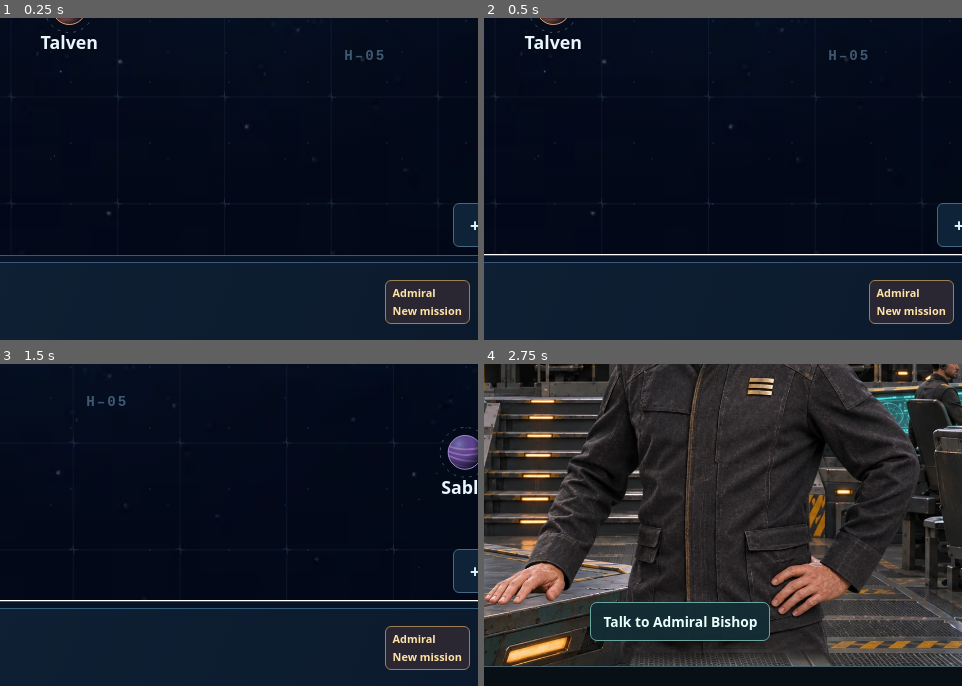
Above: before the commit, frames 1-4 (two rows, left to right).
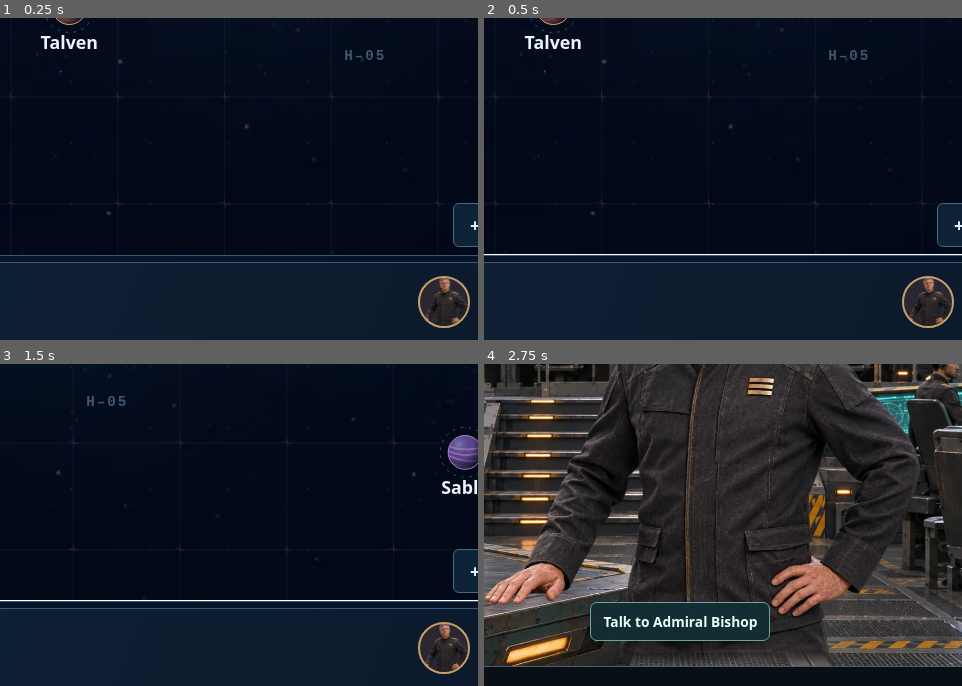
Above: after the commit, the same moments.

Repository: gambizt3-dev/rift-runner
Game: browser game, page galaxy-map.html
Two runs of this game, one before a commit and one after it. Both use one fixed random seed, a clock stepped at 60 frames per second and the inputs below.
Inputs (mouse positions are % of the whole screen's width and height, from its top left):
- Up to frame 1 (0.25 s): no input
- Up to frame 2 (0.5 s): click (50, 44) at 0.27 s
- Up to frame 3 (1.5 s): hold Right from 1.03 s (still down); tap Ctrl at 1.1 s
- Up to frame 4 (2.75 s): release Right at 1.53 s; hold Down 1.58-1.85 s; tap Ctrl at 1.6, 2.1, 2.6 s; hold Left 1.9-2.47 s; click "Admiral New mission" (after the commit: "Admiral Bishop: new mission a…") at 2.02 s; hold Up from 2.52 s (still down)
The pictures show only the part of the screen within x 36-86%, y 50-100%; the shares and areas given below are measured in that part.

The runs differ from the first frame. In frame 1, 1.7% of the frame differs, in the area x 80-99%, y 80-97%; in frame 2, 1.7%; in frame 3, 1.7%; in frame 4, nothing differs.

Commit message:
Show Admiral Bishop as a circular galaxy map mission alert

Diff:
--- a/galaxy-map.css
+++ b/galaxy-map.css
@@ -68,8 +68,9 @@
 
 .signal[data-surveyed] .world-orbit{stroke:#ffd29b;stroke-width:2;opacity:.92}
 
-.captain-alert{display:grid;justify-items:start;gap:2px;padding:4px 7px;margin-inline-start:auto;background:#2a2632;color:#ffe3a6;border-color:#9c8055;font-size:.68rem;line-height:1.15}
-.captain-alert strong{font-weight:800}.captain-alert:hover{background:#493b32;color:#fff0ba}
+.captain-alert{flex:none;width:52px;height:52px;padding:0;margin-inline-start:auto;overflow:hidden;border:2px solid #c6a166;border-radius:50%;background:#2a2632}
+.captain-alert img{display:block;width:100%;height:100%;object-fit:cover;object-position:center 35%}
+.captain-alert:hover{border-color:#fff0ba}
 @media(max-width:350px){.carrier-strip{gap:6px;padding-inline:7px}.carrier-strip-flight{min-width:68px}.carrier-strip .eyebrow{letter-spacing:.06em}}
 
 .viewport>.helm{position:absolute;z-index:2;inset-block-start:8px;inset-inline-end:8px;background:#10243beb}
--- a/galaxy-map.html
+++ b/galaxy-map.html
@@ -6,7 +6,7 @@
 <meta name="theme-color" content="#071326">
 <title>Galaxy Map · Rift Runner</title>
 <link rel="icon" href="./rift-192.png">
-<link rel="stylesheet" href="./galaxy-map.css?v=226">
+<link rel="stylesheet" href="./galaxy-map.css?v=227">
 <script src="./pilot-credits.js?v=159" data-read-only defer></script>
 <script src="./pilot-missions.js?v=159" defer></script>
 <script src="./wing-rendezvous.js?v=185" defer></script>
@@ -125,7 +125,7 @@
     <h2 id="carrier-strip-title">Pegasus</h2>
     <p id="carrier-strip-sector">The Outer Reach</p>
    </div>
-   <a class="control captain-alert" id="galaxy-captain-alert" href="./carrier-bridge.html?vessel=rift-carrier" hidden><span>Admiral</span><strong>New mission</strong></a>
+   <a class="control captain-alert" id="galaxy-captain-alert" href="./carrier-bridge.html?vessel=rift-carrier" hidden><img src="./captain-bridge-front.webp?v=94" width="851" height="925" alt="Admiral Bishop has a new mission" decoding="async"></a>
    <div class="carrier-strip-flight">
     <p id="carrier-strip-motion" class="strip-motion" data-motion="holding" role="status">Connecting…</p>
     <p id="carrier-strip-destination" class="strip-destination" hidden></p>
